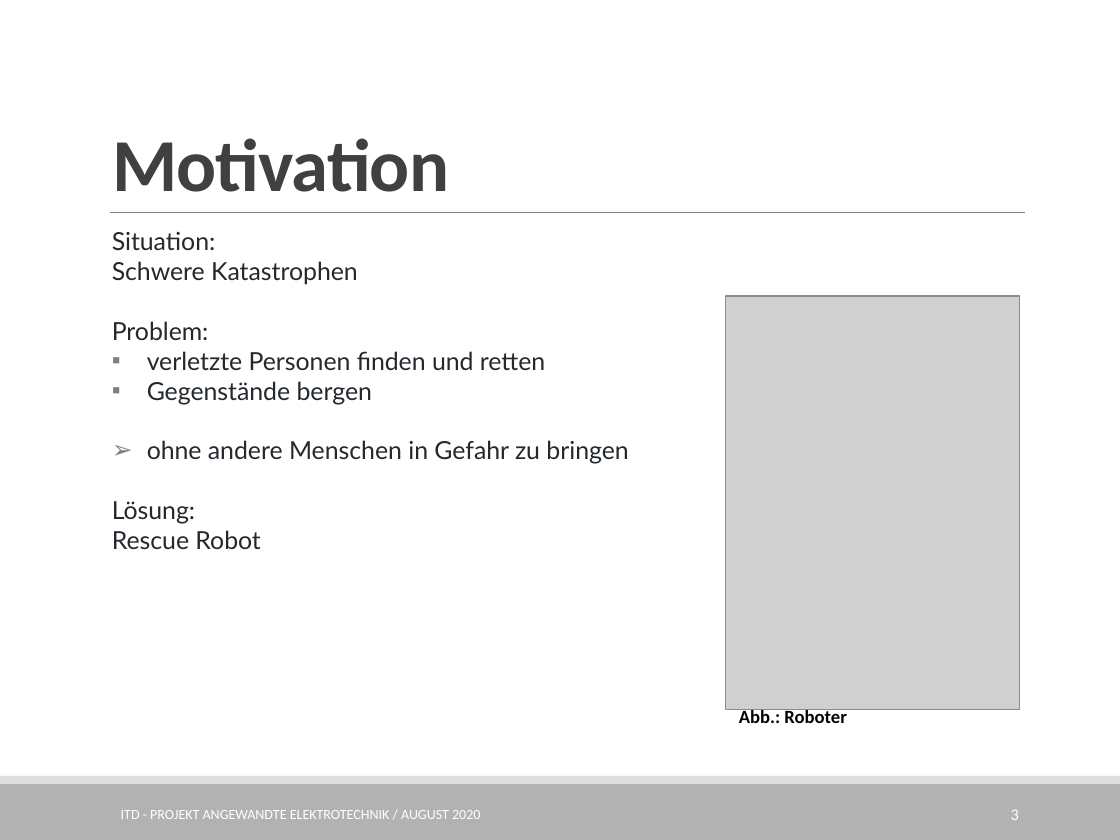
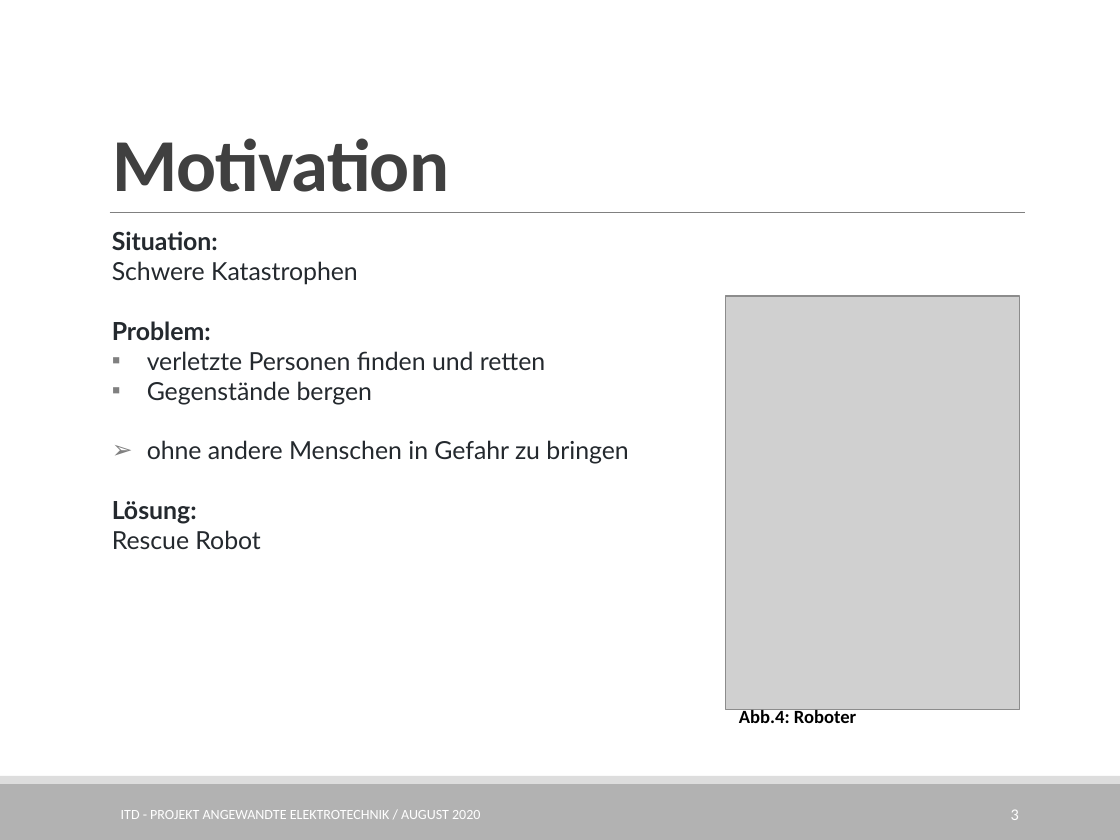
Before and after one commit to BrunoBerger/Rescue-Robot, a slide deck: slide 3 of Präsentation/Project_RescueRobot.pptx. Drawn at 1120x840 pixels with LibreOffice and Linux fonts; fonts in the diff are those of the drawing; grey boxes stand for pictures; background and template pictures are left out. Boxes give left, top, right and bottom in pixels: in the first picture for what was removed or moved away, otherwise in the second. Text is boxed around its words. In the diff, an @@ line names an element or a change of style, - is before the commit and + after.

```diff
--- a/Präsentation/Project_RescueRobot.pptx
+++ b/Präsentation/Project_RescueRobot.pptx
@@ text at box(112, 231, 218, 524): bold on in "Situation:", "Problem:", "Lösung:" @@
@@ text at box(739, 708, 856, 723): text changed @@
-Abb.: Roboter
+Abb.4: Roboter
```
Also in this commit, not shown: 2 other slides changed, 3 slides added, 6 other files.
